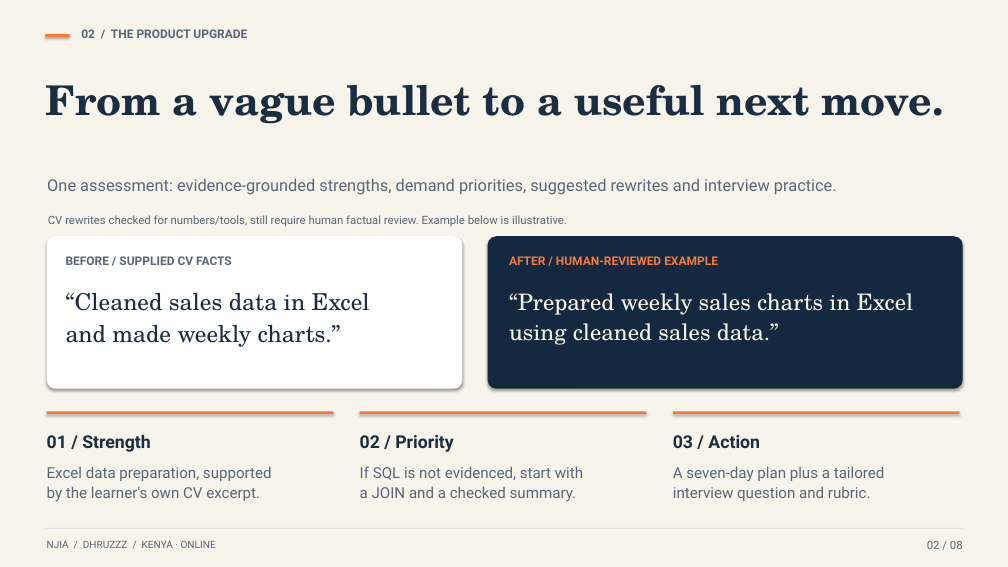
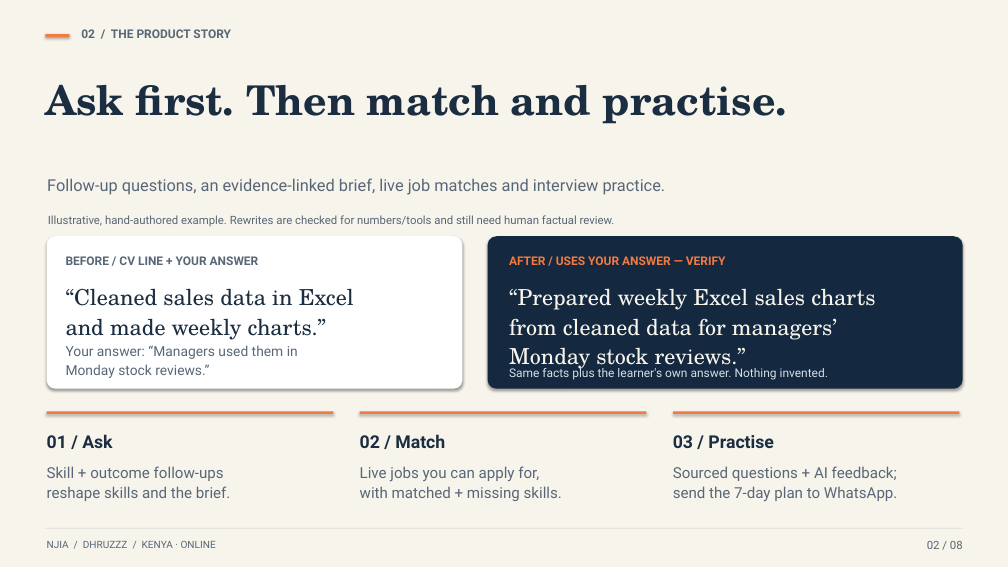
Before and after one commit to Eeshan-Vaghjiani/njia, a slide deck: slide 2 of presentation/Njia-Dhruzzz.pptx. Drawn at 1008x567 pixels with LibreOffice and Linux fonts; fonts in the diff are those of the drawing. Boxes give left, top, right and bottom in pixels: in the first picture for what was removed or moved away, otherwise in the second. Text is boxed around its words. In the diff, an @@ line names an element or a change of style, - is before the commit and + after.

```diff
--- a/presentation/Njia-Dhruzzz.pptx
+++ b/presentation/Njia-Dhruzzz.pptx
@@ text at <box>81,29,231,38</box>: text changed @@
-02 / THE PRODUCT UPGRADE
+02 / THE PRODUCT STORY
@@ text at <box>45,84,787,124</box>: text changed @@
-From a vague bullet to a useful next move.
+Ask first. Then match and practise.
@@ text at <box>47,178,666,195</box>: text changed @@
-One assessment: evidence-grounded strengths, demand priorities, suggested rewrites and interview practice.
+Follow-up questions, an evidence-linked brief, live job matches and interview practice.
@@ text at <box>48,215,615,226</box>: text changed @@
-CV rewrites checked for numbers/tools, still require human factual review. Example below is illustrative.
+Illustrative, hand-authored example. Rewrites are checked for numbers/tools and still need human factual review.
@@ text at <box>66,256,259,265</box>: text changed @@
-BEFORE / SUPPLIED CV FACTS
+BEFORE / CV LINE + YOUR ANSWER
@@ text at <box>509,256,726,265</box>: text changed @@
-AFTER / HUMAN-REVIEWED EXAMPLE
+AFTER / USES YOUR ANSWER — VERIFY
@@ text "“Cleaned sales data in Excel" at <box>66,288,354,340</box>: size 26.6 to 25.2 pt @@
@@ text at <box>509,288,875,371</box>: text changed; size 25.9 to 25.2 pt @@
-“Prepared weekly sales charts in Excel
-using cleaned sales data.”
+“Prepared weekly Excel sales charts
+from cleaned data for managers’
+Monday stock reviews.”
@@ text added at <box>66,345,298,378</box>, 15.8 pt, text #586777 @@
+Your answer: “Managers used them in
+Monday stock reviews.”
@@ text added at <box>509,366,828,380</box>, 13.7 pt, text #D4DEE6 @@
+Same facts plus the learner's own answer. Nothing invented.
@@ text at <box>47,434,112,448</box>: text changed @@
-01 / Strength
+01 / Ask
@@ text at <box>360,434,445,448</box>: text changed @@
-02 / Priority
+02 / Match
@@ text at <box>673,435,774,448</box>: text changed @@
-03 / Action
+03 / Practise
@@ text at <box>47,466,231,501</box>: text changed @@
-Excel data preparation, supported
-by the learner's own CV excerpt.
+Skill + outcome follow-ups
+reshape skills and the brief.
@@ text at <box>360,466,562,501</box>: text changed @@
-If SQL is not evidenced, start with
-a JOIN and a checked summary.
+Live jobs you can apply for,
+with matched + missing skills.
@@ text at <box>673,466,897,501</box>: text changed @@
-A seven-day plan plus a tailored
-interview question and rubric.
+Sourced questions + AI feedback;
+send the 7-day plan to WhatsApp.
```
Also in this commit, not shown: 7 other slides changed, 30 other files.
